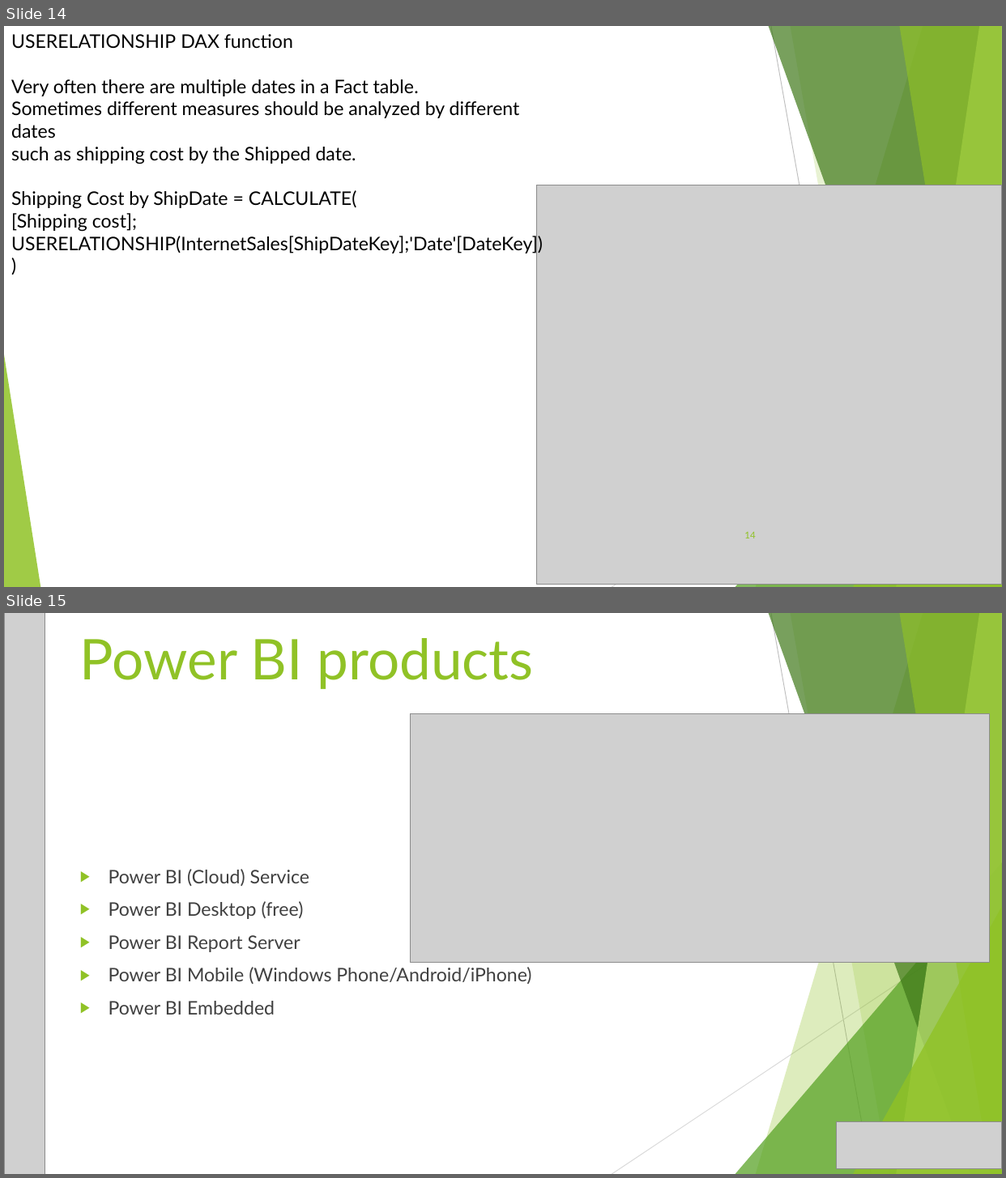
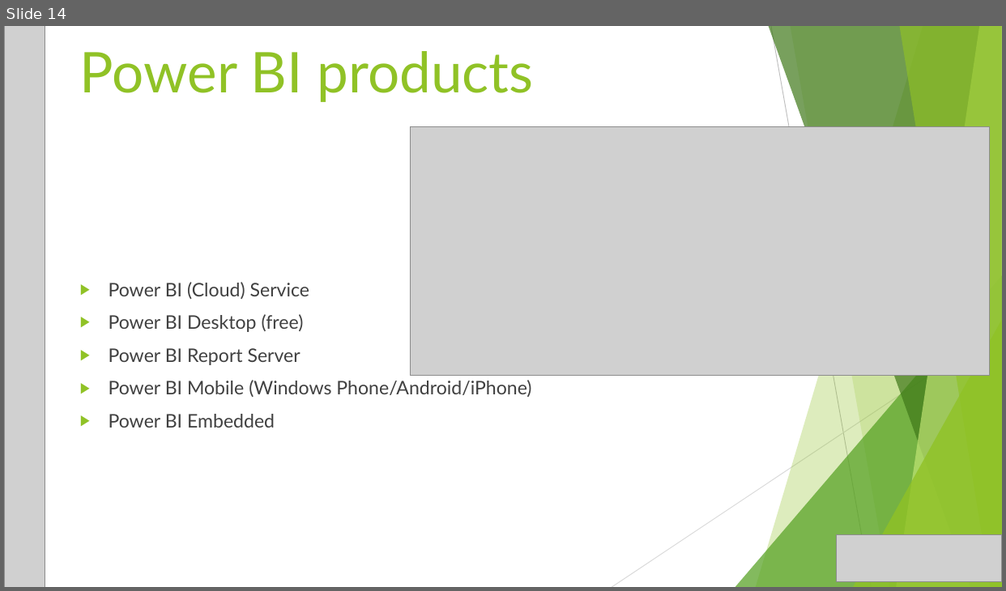
Before and after one commit to RonaiBertalan/PowerBI, a slide deck: Budapest py 20181108.pptx. Shown one above the other, each under a label of ours: slides 14 and 15 before the commit, slide 14 after it. The pictures are 1006x1178 and 1006x591 pixels, drawn with LibreOffice and Linux fonts; fonts in the diff are those of the drawing; grey boxes stand for pictures. Boxes give left, top, right and bottom in pixels: in the first picture for what was removed or moved away, otherwise in the second. Text is boxed around its words. In the diff, an @@ line names an element or a change of style, - is before the commit and + after.

```diff
--- a/Budapest py 20181108.pptx
+++ b/Budapest py 20181108.pptx
@@ slide 14 removed at [4, 26, 1002, 587], background #FFFFFF; not listed: 10 template elements that a slide beside it also shows @@
@@ text removed at [11, 34, 543, 254] @@
-USERELATIONSHIP DAX function
-Very often there are multiple dates in a Fact table.
-Sometimes different measures should be analyzed by different dates
-such as shipping cost by the Shipped date.
-Shipping Cost by ShipDate = CALCULATE(
-[Shipping cost];
-USERELATIONSHIP(InternetSales[ShipDateKey];'Date'[DateKey])
-)
@@ picture removed at [537, 185, 1002, 584] @@
@@ page number removed at [744, 531, 755, 539] @@
-14
@@ what was slide 15 is now slide 14 @@
```
Also in this commit, not shown: 2 slides changed.
